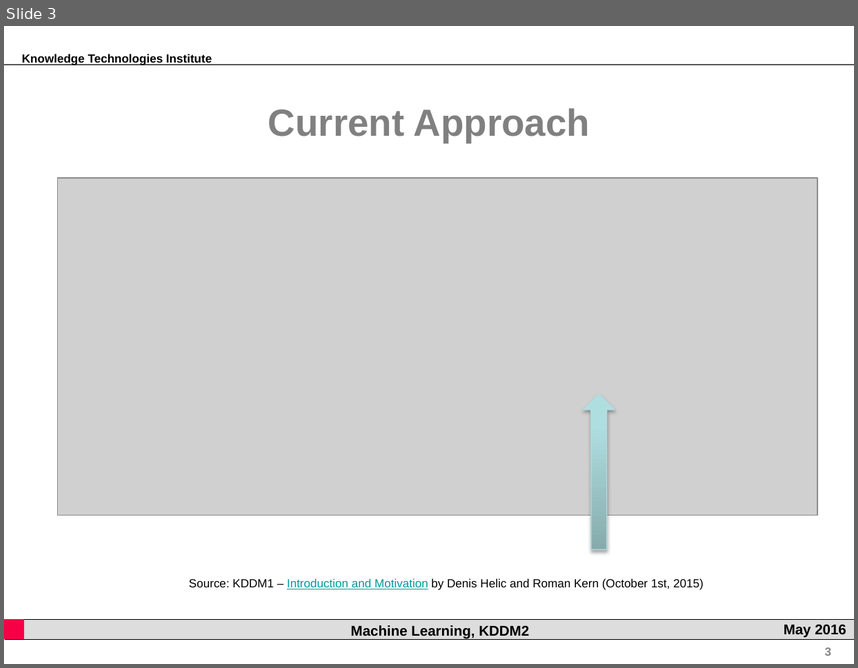
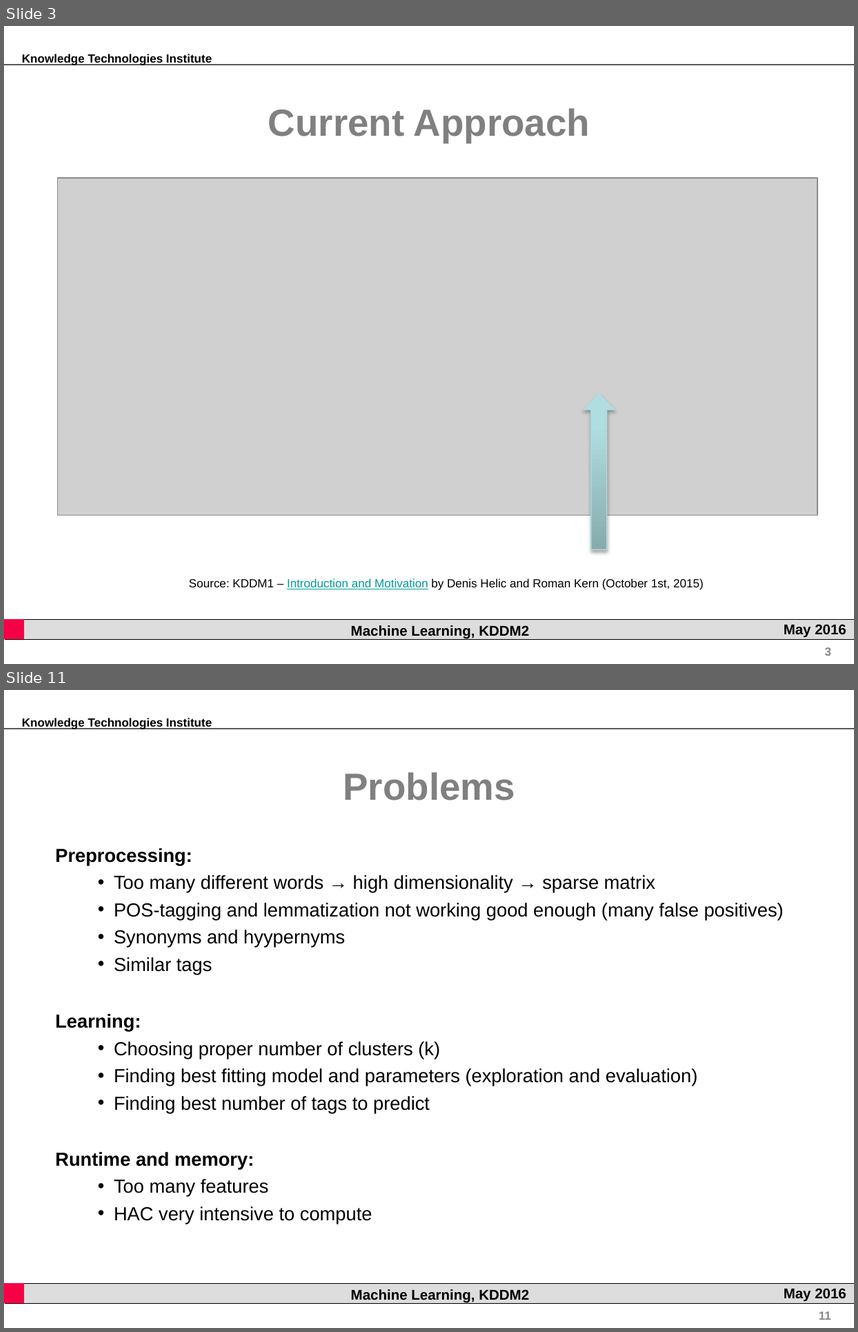
Before and after one commit to rsamer/MLSE, a slide deck: presentation/interim/Presentation.pptx. Shown one above the other, each under a label of ours: slide 3 before the commit, slides 3 and 11 after it; the slides between them are not shown. The pictures are 858x668 and 858x1332 pixels, drawn with LibreOffice and Linux fonts; fonts in the diff are those of the drawing; grey boxes stand for pictures; background and template pictures are left out. Boxes give left, top, right and bottom in pixels: in the first picture for what was removed or moved away, otherwise in the second. Text is boxed around its words. In the diff, an @@ line names an element or a change of style, - is before the commit and + after.

```diff
--- a/presentation/interim/Presentation.pptx
+++ b/presentation/interim/Presentation.pptx
@@ slide 11 added at [4,690,854,1328], background #FFFFFF; not listed: 7 template elements that a slide beside it also shows @@
@@ text added at [343,772,515,800], 32 pt, text #808080, bold @@
+Problems
@@ text added at [55,848,784,974], 16 pt, text #000000 @@
+Preprocessing:
+  • Too many different words → high dimensionality → sparse matrix
+  • POS-tagging and lemmatization not working good enough (many false positives)
+  • Synonyms and hyypernyms
+  • Similar tags
@@ text added at [55,1014,698,1113], 16 pt, text #000000 @@
+Learning:
+  • Choosing proper number of clusters (k)
+  • Finding best fitting model and parameters (exploration and evaluation)
+  • Finding best number of tags to predict
@@ text added at [55,1152,372,1223], 16 pt, text #000000 @@
+Runtime and memory:
+  • Too many features
+  • HAC very intensive to compute
```
Also in this commit, not shown: 4 slides changed, 5 other slides added, 7 slides removed.
